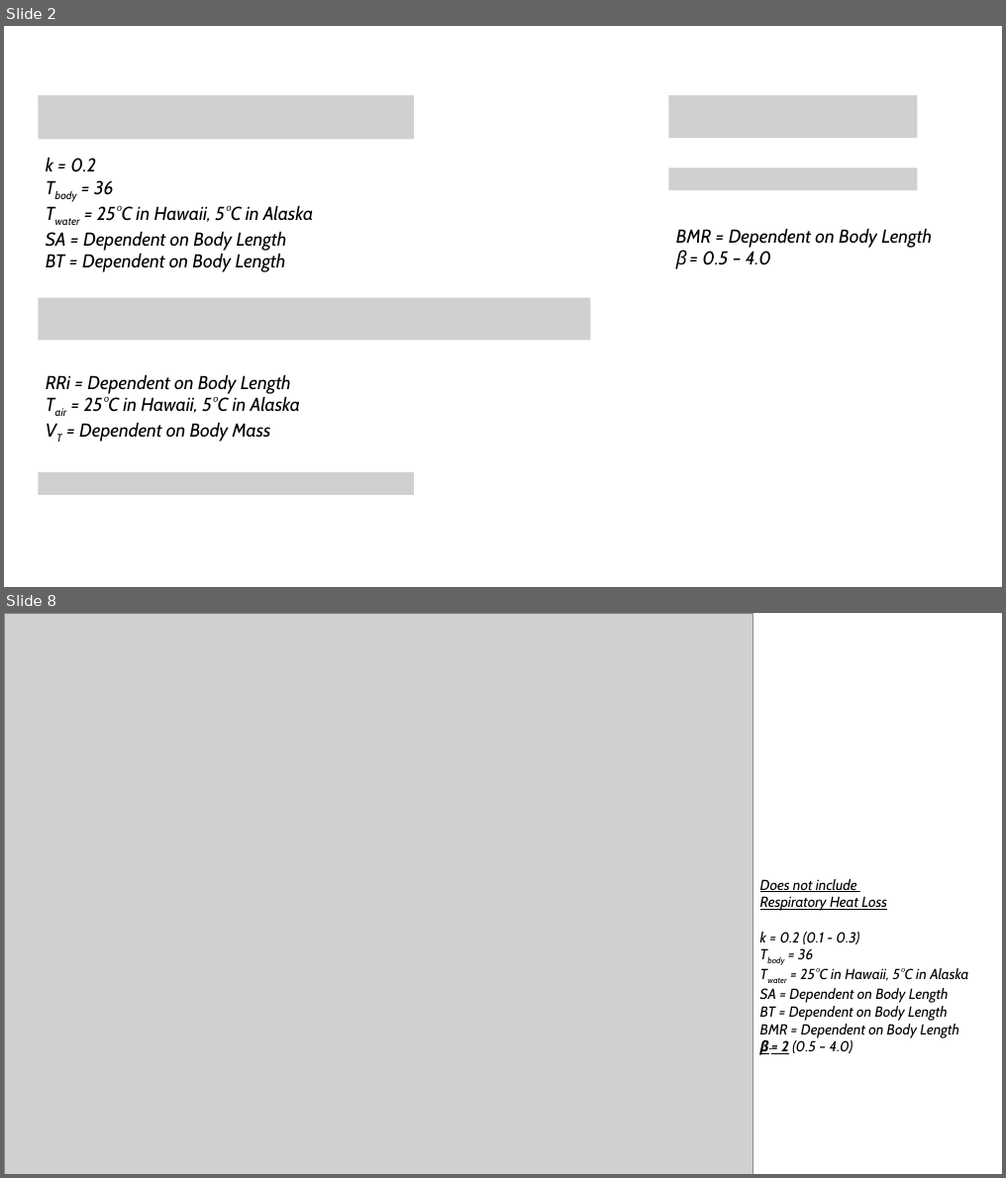
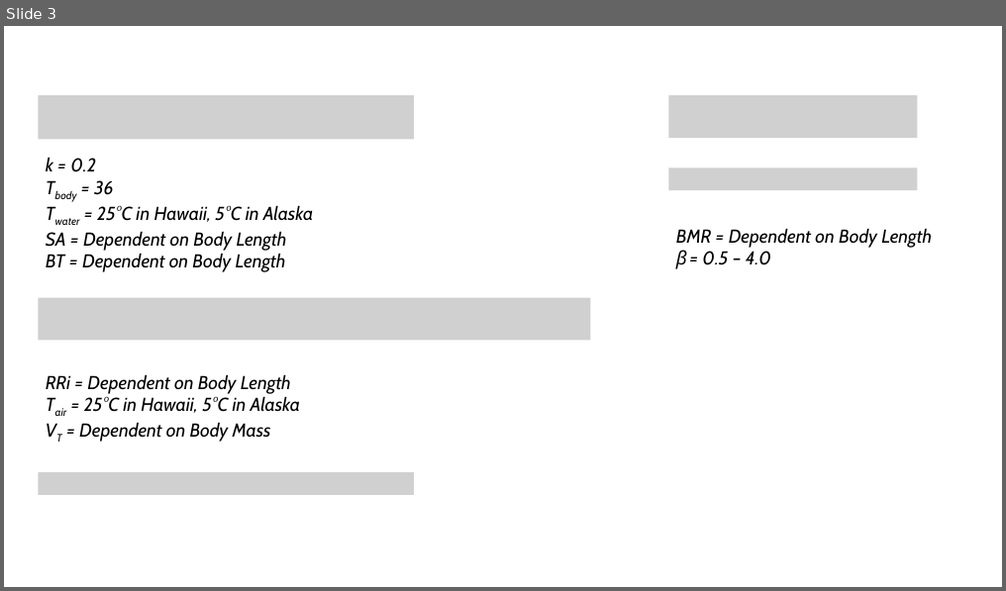
Before and after one commit to wgough/HumpbackHeatLoss, a slide deck: figs/Heat-Loss-Overview.pptx. Shown one above the other, each under a label of ours: slides 2 and 8 before the commit, slide 3 after it; the slides between them are not shown. The pictures are 1006x1178 and 1006x591 pixels, drawn with LibreOffice and Linux fonts; fonts in the diff are those of the drawing; grey boxes stand for pictures. Boxes give left, top, right and bottom in pixels: in the first picture for what was removed or moved away, otherwise in the second. Text is boxed around its words. In the diff, an @@ line names an element or a change of style, - is before the commit and + after.

```diff
--- a/figs/Heat-Loss-Overview.pptx
+++ b/figs/Heat-Loss-Overview.pptx
@@ slide 8 removed at (4,613,1002,1174), background #FFFFFF @@
@@ picture removed at (4,613,752,1174) @@
@@ text removed at (760,879,968,1057) @@
-Does not include
-Respiratory Heat Loss
-k = 0.2 (0.1 - 0.3)
-Tbody = 36
-Twater = 25°C in Hawaii, 5°C in Alaska
-SA = Dependent on Body Length
-BT = Dependent on Body Length
-BMR = Dependent on Body Length
-β = 2 (0.5 – 4.0)
@@ what was slide 2 is now slide 3 @@
```
Also in this commit, not shown: 2 slides changed, 2 slides added, 2 other slides removed, 21 other files.
